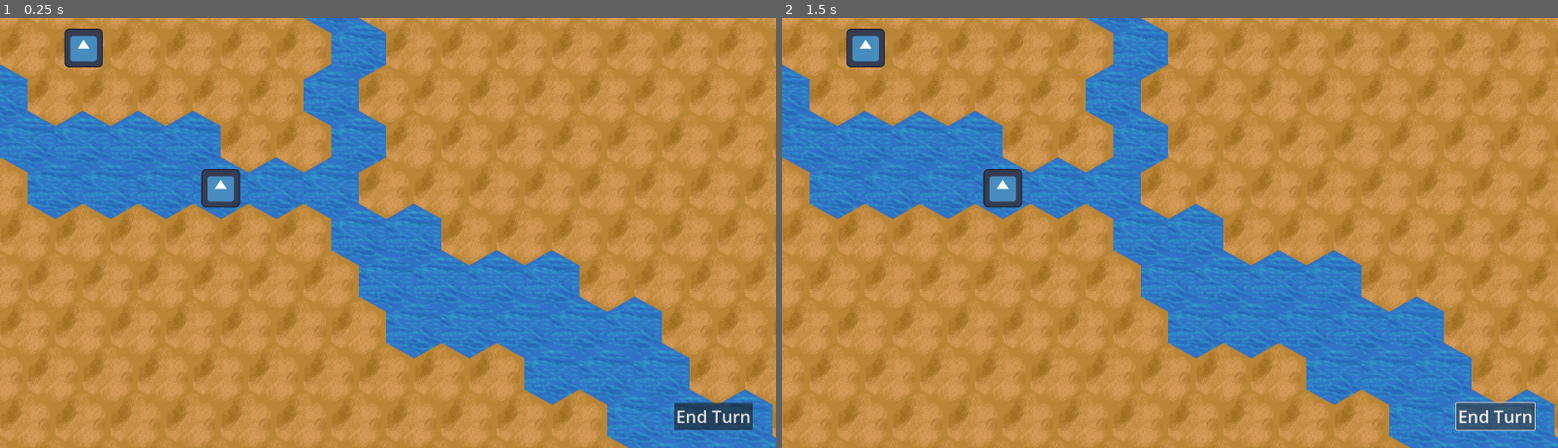
Above: before the commit, frames 1-2 (left to right).
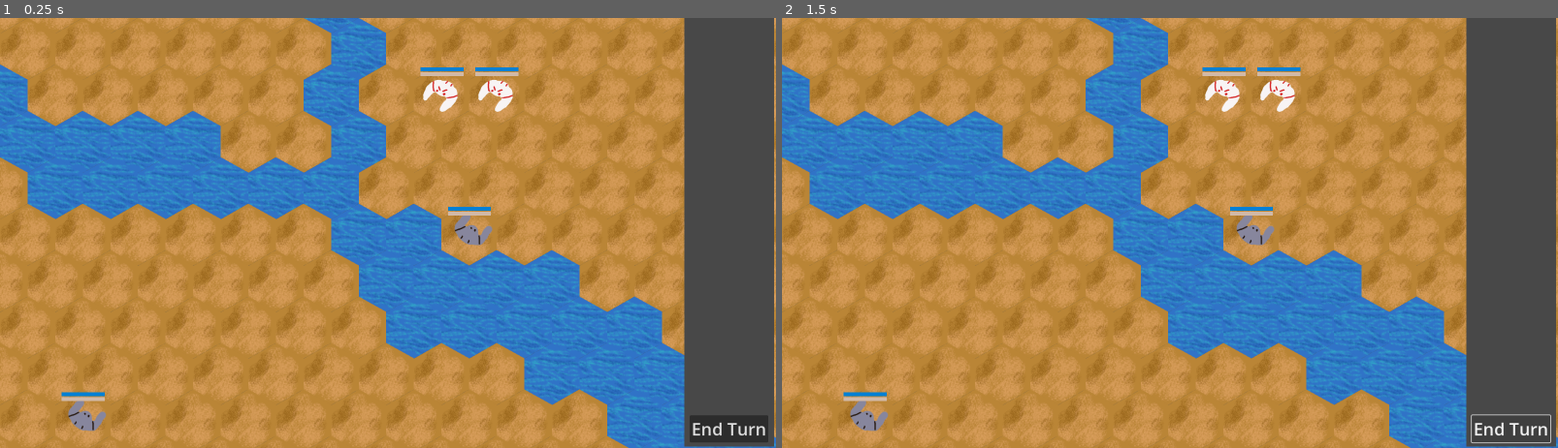
Above: after the commit, the same moments.

Repository: Salanmander/MechIntro
Game: Godot game, scene res://Battlefield/battlefield.tscn
Two runs of this game, one before a commit and one after it. Both use one fixed random seed, a clock stepped at 60 frames per second and the inputs below. The engine's default icon, where the game draws it, is replaced by a stand-in: a white triangle on a blue panel in a dark square.
Inputs:
- Up to frame 1 (0.25 s): no input
- Up to frame 2 (1.5 s): click "End Turn" at 0.5 s; click "End Turn" at 1.25 s

The runs differ from the first frame. In frame 1, 14% of the frame differs, in the area x 7-100%, y 0-100%; in frame 2, 14%.

Commit message:
Weapon firing
Fire buttons for each weapon a mech has, when it's selected. When mech is selected, can click enemy mech to target.

Firing weapon decides hit or miss, modifies shields/armor, displays line on timer to disappear.

Shield and armor bars displayed over mechs. No effect when running out.

Diff:
--- /dev/null
+++ b/Battlefield/Mech/Weapons/weapon.gd
@@ -0,0 +1,84 @@
+extends Node2D
+class_name Weapon
+
+
+var fire_button: Button
+var target: Mech = null
+
+var accuracy: float = 0.75
+var dam_shield: int = 20
+var dam_armor: int = 10
+
+func _init() -> void:
+	fire_button = Button.new()
+	fire_button.text = "Laser"
+	fire_button.button_down.connect(fire)
+
+
+func get_fire_button() -> Button:
+	return fire_button
+
+func disable() -> void:
+	fire_button.disabled = true
+
+func enable() -> void:
+	fire_button.disabled = false
+
+func new_turn() -> void:
+	enable()
+
+func fire() -> void:
+	if(not target):
+		return
+	disable()
+	if(randf() > accuracy):
+		draw_laser_hit(false)
+		return
+	draw_laser_hit(true)
+	if(target.has_shield()):
+		target.apply_damage_shield(dam_shield)
+	else:
+		target.apply_damage_armor(dam_armor)
+	pass
+
+
+func draw_laser_hit(hit: bool) -> void:
+	var dist: float = (target.position - global_position).length()
+	var max_ratio: float = target.get_radius() / dist
+	var max_angle: float = atan(max_ratio)
+
+	var angle: float
+	var length: float
+	if(hit):
+		angle = randf_range(-max_angle, max_angle)
+		length = dist
+	else:
+		angle = randf_range(max_angle, 2*max_angle)
+		if( randf() > 0.5 ):
+			angle *= -1
+		length = dist*2
+
+	angle += global_position.angle_to_point(target.position)
+	print(rad_to_deg(global_position.angle_to_point(target.position)))
+
+	var laser: Line2D = Line2D.new()
+	laser.width = 2
+	laser.add_point(position)
+	laser.add_point(Vector2(length * cos(angle), length * sin(angle)))
+	add_child(laser)
+
+	get_tree().create_timer(0.3).timeout.connect(laser.queue_free)
+	pass
+
+
+func change_target(new_target: Mech) -> void:
+	target = new_target
+
+# Called when the node enters the scene tree for the first time.
+func _ready() -> void:
+	pass # Replace with function body.
+
+
+# Called every frame. 'delta' is the elapsed time since the previous frame.
+func _process(delta: float) -> void:
+	pass
--- a/Battlefield/Mech/mech.gd
+++ b/Battlefield/Mech/mech.gd
@@ -1,19 +1,53 @@
 extends Area2D
 class_name Mech
 
-signal selected(selected_mech: Mech)
+signal clicked(selected_mech: Mech)
 
 var move_speed: int
 var moved_this_turn: int
 
+var weapons: Array[Weapon]
+
+var max_shield: int
+var max_armor: int
+var shield: int
+var armor: int
+
+func _init() -> void:
+	max_shield = 50
+	max_armor = 100
+	shield = max_shield
+	armor = max_armor
+
+
+	weapons = []
+
+	add_laser()
+	add_laser()
+
+	move_speed = 4
+	moved_this_turn = 0
+
 # Called when the node enters the scene tree for the first time.
 func _ready() -> void:
-	move_speed = 2
-	moved_this_turn = 0
+
+
+	$ShieldBar.max_value = max_shield
+	$ShieldBar.value = shield
+	$ArmorBar.max_value = max_armor
+	$ArmorBar.value = armor
 	pass # Replace with function body.
 
-func set_parameters(pos: Vector2) -> void:
+func set_parameters(pos: Vector2, sprite_path: String) -> void:
 	position = pos
+	$Sprite.texture = load(sprite_path)
+
+
+func add_laser() -> void:
+	var new_weapon: Weapon = Weapon.new()
+	new_weapon.position = Vector2(randi_range(-30, 30), randi_range(-30, 30))
+	weapons.append(new_weapon)
+	add_child(new_weapon)
 
 func highlight() -> void:
 	$Highlight.visible = true
@@ -21,20 +55,47 @@
 func unhighlight() -> void:
 	$Highlight.visible = false
 
+func target(new_target: Mech) -> void:
+	for weapon: Weapon in weapons:
+		weapon.change_target(new_target)
+
 func _unhandled_input(event: InputEvent) -> void:
 	if event is InputEventMouseButton and event.is_pressed():
 		make_input_local(event)
 		var shape: Rect2 = $Collider.shape.get_rect()
 		if shape.has_point(event.position-self.position):
-			selected.emit(self)
+			clicked.emit(self)
 			get_viewport().set_input_as_handled()
 
 
+func get_radius() -> float:
+	# BAD MAGIC NUMBER
+	return 60
+
 func get_remaining_move() -> int:
 	return max(move_speed - moved_this_turn, 0)
+
+func get_fire_buttons() -> Array[Button]:
+	var buttons: Array[Button] = []
+	for weapon: Weapon in weapons:
+		buttons.append(weapon.get_fire_button())
+	return buttons
 
 func spend_move(spent: int) -> void:
 	moved_this_turn += spent
 
 func new_turn() -> void:
 	moved_this_turn = 0
+	for weapon: Weapon in weapons:
+		weapon.new_turn()
+
+func has_shield() -> bool:
+	return shield > 0
+
+func apply_damage_shield(damage: int) -> void:
+	shield = max(0, shield - damage)
+	$ShieldBar.value = shield
+
+func apply_damage_armor(damage: int) -> void:
+	armor = max(0, armor - damage)
+	$ArmorBar.value = armor
--- a/Battlefield/Mech/mech.tscn
+++ b/Battlefield/Mech/mech.tscn
@@ -1,10 +1,22 @@
-[gd_scene load_steps=4 format=3 uid="uid://bik8dij1wkkxt"]
+[gd_scene load_steps=8 format=3 uid="uid://bik8dij1wkkxt"]
 
 [ext_resource type="Script" path="res://Battlefield/Mech/mech.gd" id="1_l2ovk"]
-[ext_resource type="Texture2D" uid="uid://c7jagelceang3" path="res://icon.svg" id="1_s1k1e"]
+[ext_resource type="Texture2D" uid="uid://cxtq6lfvmm5r" path="res://Battlefield/Mech/mech.png" id="2_x85m1"]
 
 [sub_resource type="RectangleShape2D" id="RectangleShape2D_jagsu"]
 size = Vector2(90, 90)
+
+[sub_resource type="StyleBoxFlat" id="StyleBoxFlat_hu3nr"]
+bg_color = Color(0, 0.179314, 0.319548, 1)
+
+[sub_resource type="StyleBoxFlat" id="StyleBoxFlat_7rsxp"]
+bg_color = Color(0, 0.500351, 0.83656, 1)
+
+[sub_resource type="StyleBoxFlat" id="StyleBoxFlat_vkafd"]
+bg_color = Color(0.259741, 0.198534, 0.1508, 1)
+
+[sub_resource type="StyleBoxFlat" id="StyleBoxFlat_nakal"]
+bg_color = Color(0.824012, 0.725065, 0.650892, 1)
 
 [node name="Mech" type="Area2D"]
 script = ExtResource("1_l2ovk")
@@ -12,12 +24,31 @@
 [node name="Collider" type="CollisionShape2D" parent="."]
 shape = SubResource("RectangleShape2D_jagsu")
 
-[node name="Sprite2D" type="Sprite2D" parent="."]
-scale = Vector2(0.7, 0.7)
-texture = ExtResource("1_s1k1e")
+[node name="Sprite" type="Sprite2D" parent="."]
+texture = ExtResource("2_x85m1")
 
 [node name="Highlight" type="Line2D" parent="."]
 visible = false
 points = PackedVector2Array(-45, -45, -45, 45, 45, 45, 45, -45)
 closed = true
 width = 3.0
+
+[node name="ShieldBar" type="ProgressBar" parent="."]
+offset_left = -49.0
+offset_top = -65.0
+offset_right = 51.0
+offset_bottom = -56.0
+theme_override_styles/background = SubResource("StyleBoxFlat_hu3nr")
+theme_override_styles/fill = SubResource("StyleBoxFlat_7rsxp")
+value = 40.0
+show_percentage = false
+
+[node name="ArmorBar" type="ProgressBar" parent="."]
+offset_left = -49.0
+offset_top = -54.0
+offset_right = 51.0
+offset_bottom = -45.0
+theme_override_styles/background = SubResource("StyleBoxFlat_vkafd")
+theme_override_styles/fill = SubResource("StyleBoxFlat_nakal")
+value = 40.0
+show_percentage = false
--- /dev/null
+++ b/Battlefield/UI/reticle.gd
@@ -0,0 +1,16 @@
+extends Node2D
+class_name Reticle
+
+# speed of rotation in radians per second
+const angle_speed: float = -0.8
+
+# Called when the node enters the scene tree for the first time.
+func _ready() -> void:
+	pass # Replace with function body.
+
+
+# Called every frame. 'delta' is the elapsed time since the previous frame.
+func _process(delta: float) -> void:
+	rotation += angle_speed * delta
+	rotation = fmod(rotation, 360)
+	pass
--- /dev/null
+++ b/Battlefield/UI/reticle.tscn
@@ -0,0 +1,26 @@
+[gd_scene load_steps=2 format=3 uid="uid://cx77re1wbd7oi"]
+
+[ext_resource type="Script" path="res://Battlefield/UI/reticle.gd" id="1_ytdau"]
+
+[node name="Reticle" type="Node2D"]
+script = ExtResource("1_ytdau")
+
+[node name="Line2D" type="Line2D" parent="."]
+points = PackedVector2Array(0, -30, 0, -80)
+width = 5.0
+default_color = Color(0.682353, 0.215686, 0.0784314, 1)
+
+[node name="Line2D2" type="Line2D" parent="."]
+points = PackedVector2Array(0, 30, 0, 80)
+width = 5.0
+default_color = Color(0.682353, 0.215686, 0.0784314, 1)
+
+[node name="Line2D3" type="Line2D" parent="."]
+points = PackedVector2Array(30, 0, 80, 0)
+width = 5.0
+default_color = Color(0.682353, 0.215686, 0.0784314, 1)
+
+[node name="Line2D4" type="Line2D" parent="."]
+points = PackedVector2Array(-30, 0, -80, 0)
+width = 5.0
+default_color = Color(0.682353, 0.215686, 0.0784314, 1)
--- a/Battlefield/battlefield.gd
+++ b/Battlefield/battlefield.gd
@@ -1,18 +1,51 @@
 extends Node2D
 
+
+
 var selected_mech: Mech = null
+var friendly_mechs: Array[Mech] = []
+var enemy_mechs: Array[Mech] = []
 
-@onready var mech_packed: PackedScene = load("res://Battlefield/Mech/mech.tscn")
+@onready var pack_mech: PackedScene = load("res://Battlefield/Mech/mech.tscn")
+@onready var pack_reticle: PackedScene = load("res://Battlefield/UI/reticle.tscn")
 
 # Called when the node enters the scene tree for the first time.
 func _ready() -> void:
-	var new_mech: Mech = mech_packed.instantiate()
+	var new_mech: Mech = pack_mech.instantiate()
 
-	var grid_loc: Vector2i = Vector2i(5, -2)
-	new_mech.set_parameters($Terrain.map_to_local(grid_loc))
-	new_mech.selected.connect(_on_mech_selected)
+	var friendly_sprite: String = "res://Battlefield/Mech/mech.png"
+	var enemy_sprite: String = "res://Battlefield/Mech/enemy.png"
 
+	var grid_loc: Vector2i = Vector2i(5, 3)
+	new_mech.set_parameters($Terrain.map_to_local(grid_loc), friendly_sprite)
+	new_mech.clicked.connect(_on_mech_clicked)
+	new_mech.add_laser()
 	add_child(new_mech)
+	friendly_mechs.append(new_mech)
+
+	new_mech = pack_mech.instantiate()
+	grid_loc = Vector2i(10, -6)
+	new_mech.set_parameters($Terrain.map_to_local(grid_loc), friendly_sprite)
+	new_mech.clicked.connect(_on_mech_clicked)
+	add_child(new_mech)
+	friendly_mechs.append(new_mech)
+
+
+	new_mech = pack_mech.instantiate()
+	grid_loc = Vector2i(8, -7)
+	new_mech.set_parameters($Terrain.map_to_local(grid_loc), enemy_sprite)
+	new_mech.clicked.connect(_on_mech_clicked)
+	add_child(new_mech)
+	enemy_mechs.append(new_mech)
+
+
+	new_mech = pack_mech.instantiate()
+	grid_loc = Vector2i(9, -8)
+	new_mech.set_parameters($Terrain.map_to_local(grid_loc), enemy_sprite)
+	new_mech.clicked.connect(_on_mech_clicked)
+	add_child(new_mech)
+	enemy_mechs.append(new_mech)
+
 	pass # Replace with function body.
 
 
@@ -20,22 +53,55 @@
 func _process(delta: float) -> void:
 	pass
 
+func _on_mech_clicked(selected: Mech) -> void:
+	if( selected in friendly_mechs ):
+		select_mech(selected)
+	elif( selected in enemy_mechs ):
+		target_mech(selected)
+	pass
 
-func _on_mech_selected(selected: Mech) -> void:
+
+func select_mech(selected: Mech) -> void:
 	# unhighlight all mechs
 	var children: Array[Node] = get_children()
 	for child: Node in children:
 		if child is Mech:
 			child.unhighlight()
 
+
 	selected.highlight()
 	selected_mech = selected
+
+	var current_buttons: Array[Node] = $Controls/Weapons.get_children()
+	for button: Node in current_buttons:
+		$Controls/Weapons.remove_child(button)
+	var fire_buttons: Array[Button] = selected.get_fire_buttons()
+	for button: Button in fire_buttons:
+		$Controls/Weapons.add_child(button)
 
 	var grid_loc: Vector2i = $Terrain.local_to_map(selected.position)
 	$MoveOverlay.clear()
 	$MoveOverlay.display_radius_at(grid_loc, selected.get_remaining_move())
-	pass # Replace with function body.
 
+	untarget_all()
+
+func target_mech(new_target: Mech) -> void:
+	if(selected_mech):
+		untarget_all()
+		selected_mech.target(new_target)
+		var reticle: Reticle = pack_reticle.instantiate()
+		reticle.position = new_target.position
+		add_child(reticle)
+	pass
+
+func untarget_all() -> void:
+	if(selected_mech):
+		selected_mech.target(null)
+
+	for child: Node in get_children():
+		if child is Reticle:
+			child.queue_free()
+			remove_child(child)
 
 func _on_terrain_click_at(grid_loc: Vector2i) -> void:
 	if(selected_mech):
@@ -50,8 +116,12 @@
 			selected_mech.position = $Terrain.map_to_local(grid_loc)
 
 		$MoveOverlay.clear()
+		untarget_all()
 		selected_mech.unhighlight()
 		selected_mech = null
+		var current_buttons: Array[Node] = $Controls/Weapons.get_children()
+		for button: Node in current_buttons:
+			$Controls/Weapons.remove_child(button)
 
 
 func _on_end_turn_pressed() -> void:
--- a/Battlefield/battlefield.tscn
+++ b/Battlefield/battlefield.tscn
@@ -1,9 +1,8 @@
-[gd_scene load_steps=13 format=4 uid="uid://pry3t8013cnt"]
+[gd_scene load_steps=14 format=4 uid="uid://pry3t8013cnt"]
 
 [ext_resource type="Texture2D" uid="uid://dnxsd4ntd7c1p" path="res://Battlefield/Terrain/desert.png" id="1_3ap0c"]
 [ext_resource type="Script" path="res://Battlefield/battlefield.gd" id="1_g6cu1"]
 [ext_resource type="Texture2D" uid="uid://d105ev6oaholx" path="res://Battlefield/Terrain/water.png" id="2_2ytft"]
-[ext_resource type="PackedScene" uid="uid://bik8dij1wkkxt" path="res://Battlefield/Mech/mech.tscn" id="3_gcsy7"]
 [ext_resource type="Script" path="res://Battlefield/Terrain/terrain.gd" id="4_0kc5b"]
 [ext_resource type="Texture2D" uid="uid://ditqfcoinjoq6" path="res://Battlefield/Terrain/CanMove.png" id="5_3b5ta"]
 [ext_resource type="Script" path="res://Battlefield/Terrain/move_overlay.gd" id="6_fayhs"]
@@ -36,6 +35,12 @@
 tile_size = Vector2i(128, 144)
 sources/0 = SubResource("TileSetAtlasSource_riqys")
 
+[sub_resource type="Theme" id="Theme_c5d73"]
+default_font_size = 40
+
+[sub_resource type="StyleBoxFlat" id="StyleBoxFlat_7ifvc"]
+bg_color = Color(0.281187, 0.281187, 0.281187, 1)
+
 [node name="Battlefield" type="Node2D"]
 script = ExtResource("1_g6cu1")
 
@@ -48,18 +53,30 @@
 tile_set = SubResource("TileSet_0fdf6")
 script = ExtResource("6_fayhs")
 
-[node name="Mech" parent="." instance=ExtResource("3_gcsy7")]
-position = Vector2(194, 70)
+[node name="Controls" type="Panel" parent="."]
+offset_left = 1587.0
+offset_right = 1796.0
+offset_bottom = 997.0
+theme = SubResource("Theme_c5d73")
+theme_override_styles/panel = SubResource("StyleBoxFlat_7ifvc")
 
-[node name="EndTurn" type="Button" parent="."]
-offset_left = 1564.0
-offset_top = 895.0
-offset_right = 1746.0
-offset_bottom = 958.0
-theme_override_font_sizes/font_size = 40
+[node name="Weapons" type="VBoxContainer" parent="Controls"]
+layout_mode = 1
+anchors_preset = -1
+anchor_right = 1.0
+offset_left = 28.0
+offset_top = 31.0
+offset_right = -35.0
+offset_bottom = 314.0
+
+[node name="EndTurn" type="Button" parent="Controls"]
+layout_mode = 0
+offset_left = 13.0
+offset_top = 924.0
+offset_right = 195.0
+offset_bottom = 987.0
 action_mode = 0
 text = "End Turn"
 
 [connection signal="click_at" from="Terrain" to="." method="_on_terrain_click_at"]
-[connection signal="selected" from="Mech" to="." method="_on_mech_selected"]
-[connection signal="pressed" from="EndTurn" to="." method="_on_end_turn_pressed"]
+[connection signal="pressed" from="Controls/EndTurn" to="." method="_on_end_turn_pressed"]
Binary file added: Battlefield/Mech/enemy.png
Not shown, added: Battlefield/Mech/enemy.png.import
Binary file added: Battlefield/Mech/mech.png
Not shown, added: Battlefield/Mech/mech.png.import
Not shown, added: notes.txt
